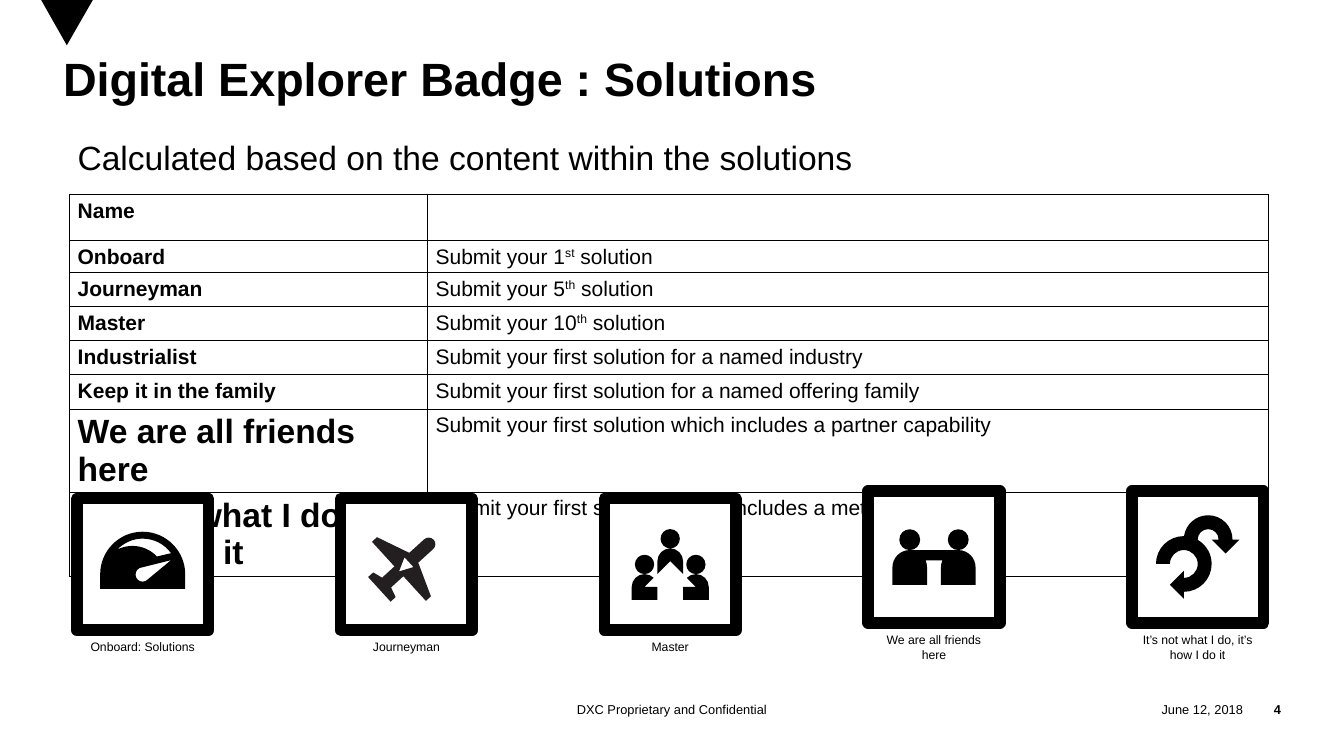
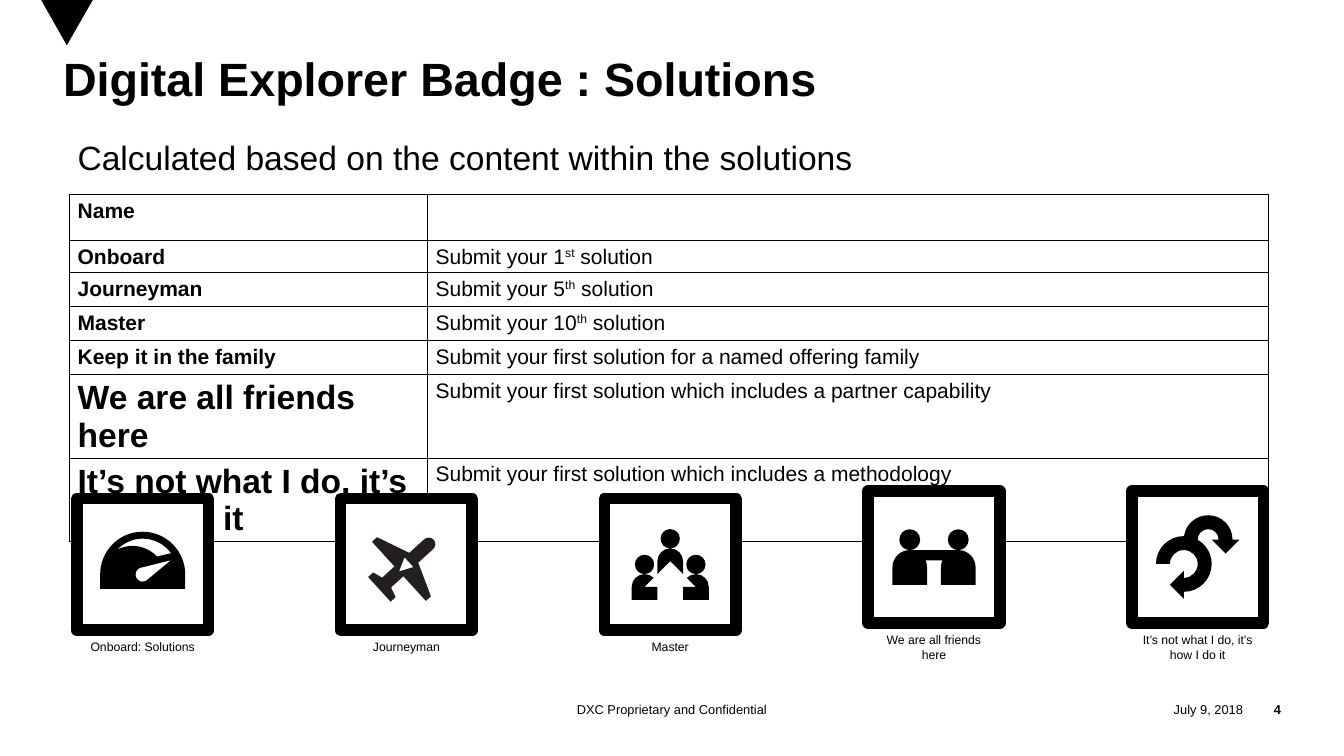
Before and after one commit to EnglishSid/DigitalExplorerSpecs, a slide deck: slide 4 of WorkingArea/Badges/Digital Explorer Badges.pptx. Drawn at 1344x756 pixels with LibreOffice and Linux fonts; fonts in the diff are those of the drawing; background and template pictures are left out. Boxes give left, top, right and bottom in pixels: in the first picture for what was removed or moved away, otherwise in the second. Text is boxed around its words. In the diff, an @@ line names an element or a change of style, - is before the commit and + after.

```diff
--- a/WorkingArea/Badges/Digital Explorer Badges.pptx
+++ b/WorkingArea/Badges/Digital Explorer Badges.pptx
@@ table at (x1=69, y1=195, x2=1268, y2=540) @@
-row 5: Industrialist | Submit your first solution for a named industry
@@ text at (x1=1174, y1=704, x2=1243, y2=716): text changed @@
-June 12, 2018
+July 9, 2018
```
Also in this commit, not shown: 10 other slides changed, 1 slide removed, 2 other files.
